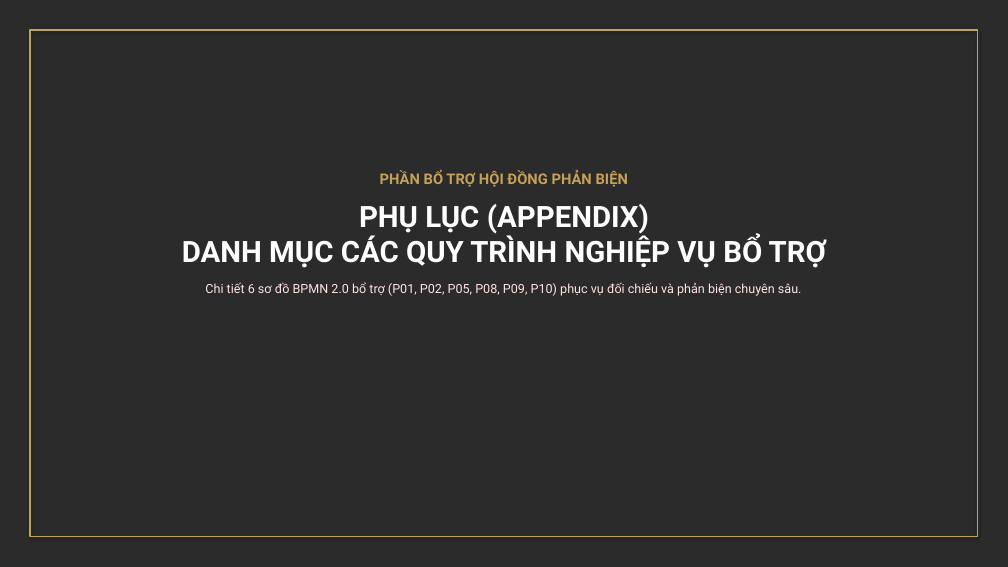
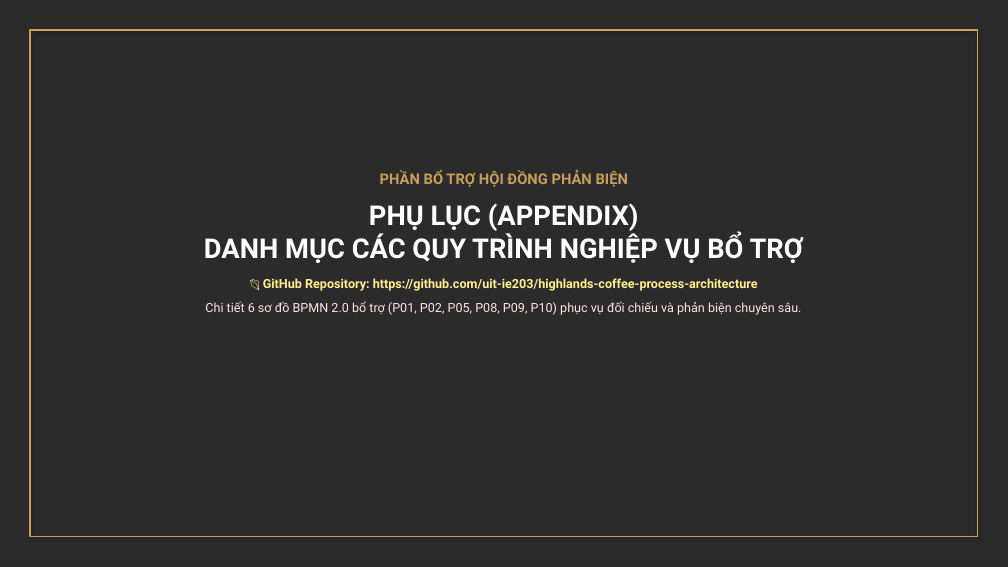
Before and after one commit to lavantien/IE203.F31.CN1.CNTT_Group6, a slide deck: slide 18 of 03_NguyenDuyNhiem/Slide_Thuyet_Trinh_Quy_Trinh_Nghiep_Vu_UIT.pptx. Drawn at 1008x567 pixels with LibreOffice and Linux fonts; fonts in the diff are those of the drawing; background and template pictures are left out; a plain dark background stands for a picture behind light text. Boxes give left, top, right and bottom in pixels: in the first picture for what was removed or moved away, otherwise in the second. Text is boxed around its words. In the diff, an @@ line names an element or a change of style, - is before the commit and + after.

```diff
--- a/03_NguyenDuyNhiem/Slide_Thuyet_Trinh_Quy_Trinh_Nghiep_Vu_UIT.pptx
+++ b/03_NguyenDuyNhiem/Slide_Thuyet_Trinh_Quy_Trinh_Nghiep_Vu_UIT.pptx
@@ text at (204,203,803,263): size 28 to 26 pt in "PHỤ LỤC (APPENDIX) DANH MỤC CÁC QUY ..." @@
@@ text at (263,278,758,291): paragraph added @@
+📂 GitHub Repository: https://github.com/uit-ie203/highlands-coffee-process-architecture
```
Also in this commit, not shown: 12 other files.
